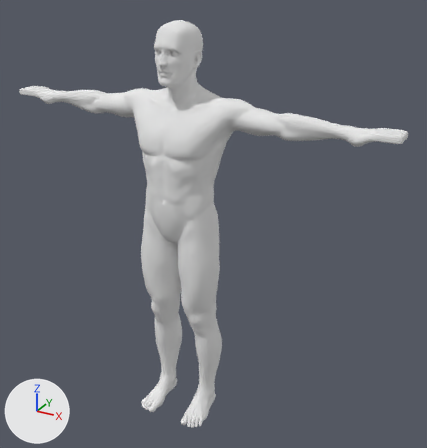
Before and after pictures for a commit that changed the Blender file humanMale.blend.
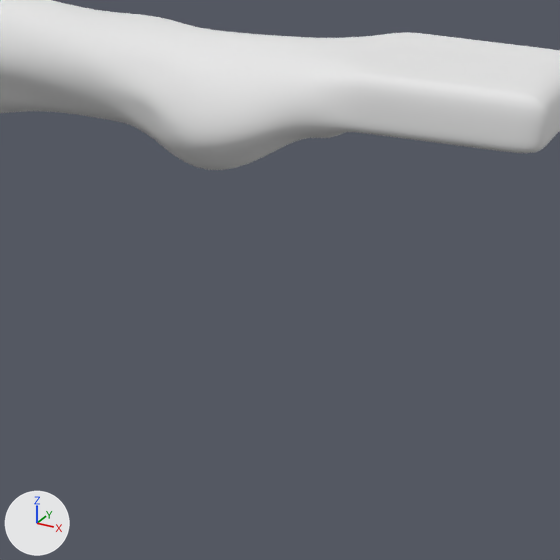
The first picture shows the older version from a 50 mm lens placed at (11.28, -18.03, 2.73), pointed at (1.05, 0.58, -6.57). The close-ups show both versions on the part from 77% to 95% of the width and 28% to 45% of the height of that picture. Arrows for +X, +Y and +Z are at lower left; the lights stay in place.

In view in the first close-up: 'Figure'.
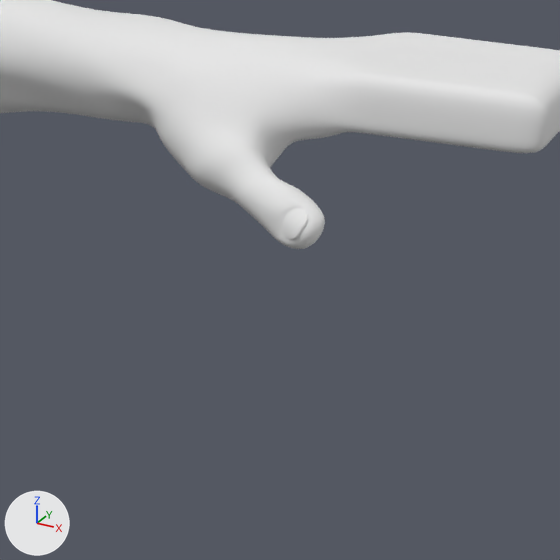
What differs and where, as boxes [x1, y1, x2, y2] in the close-ups (560 x 560 px):
'Figure', reshaped
    before: [0, 0, 560, 170]
    after: [0, 0, 560, 249]
part 1 of me_cube, built on
    before: [106, 32, 330, 170]
    after: [105, 32, 334, 249]

The change, as a diff of the scene's bpy script:
```diff
--- a/humanMale.blend.py
+++ b/humanMale.blend.py
@@ me_cube @@
 # used by ob_figure; location = (0.0, 0.0, 0.0)
-me_cube.from_pydata(...)  # 2073 vertices, 2027 faces; spans x 0.0..7.9, y -1.8..1.4, z -15.0..1.0
+me_cube.from_pydata(...)  # 2191 vertices, 2145 faces; spans x 0.0..7.9, y -1.8..1.4, z -15.0..1.0
+# me_cube part 1
+# 5 vertices are removed from x 6.6..6.7, y -0.1..0.6, z -2.5..-2.3
+# 44 faces are deleted
+# 4 vertices move within x 6.4..6.6, y -0.1..0.1, z -2.6..-2.2
+# 123 vertices are added at x 6.3..7.1, y -0.5..0.8, z -2.7..-2.0
+# 162 new faces join them
 me_cube.materials.append(mat_material)
```
